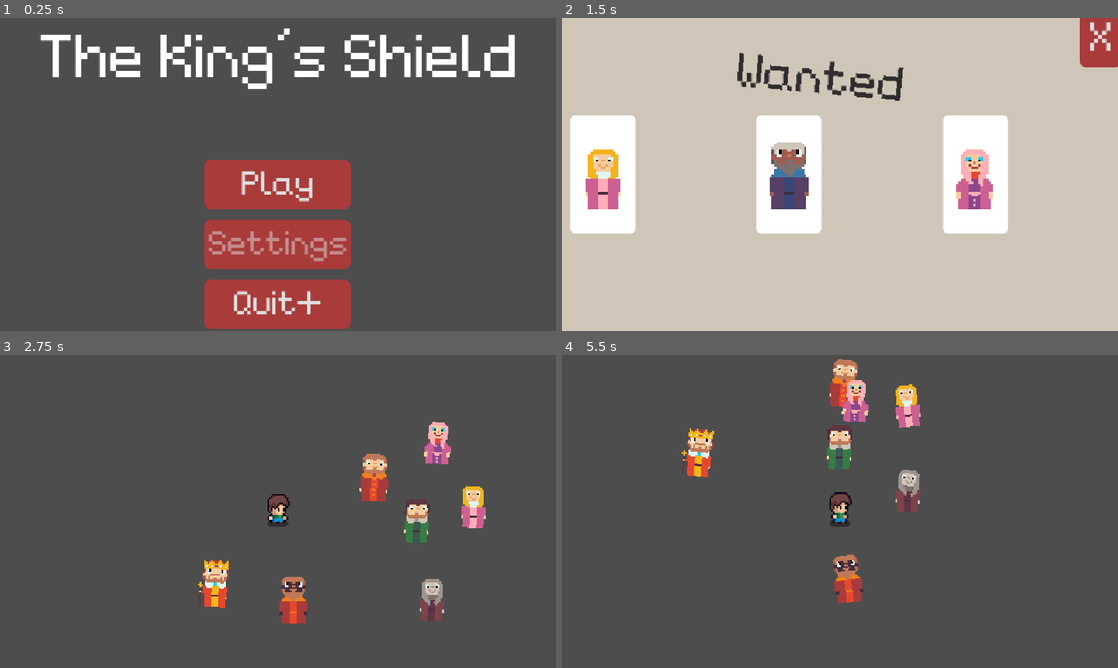
Above: before the commit, frames 1-4 (two rows, left to right).
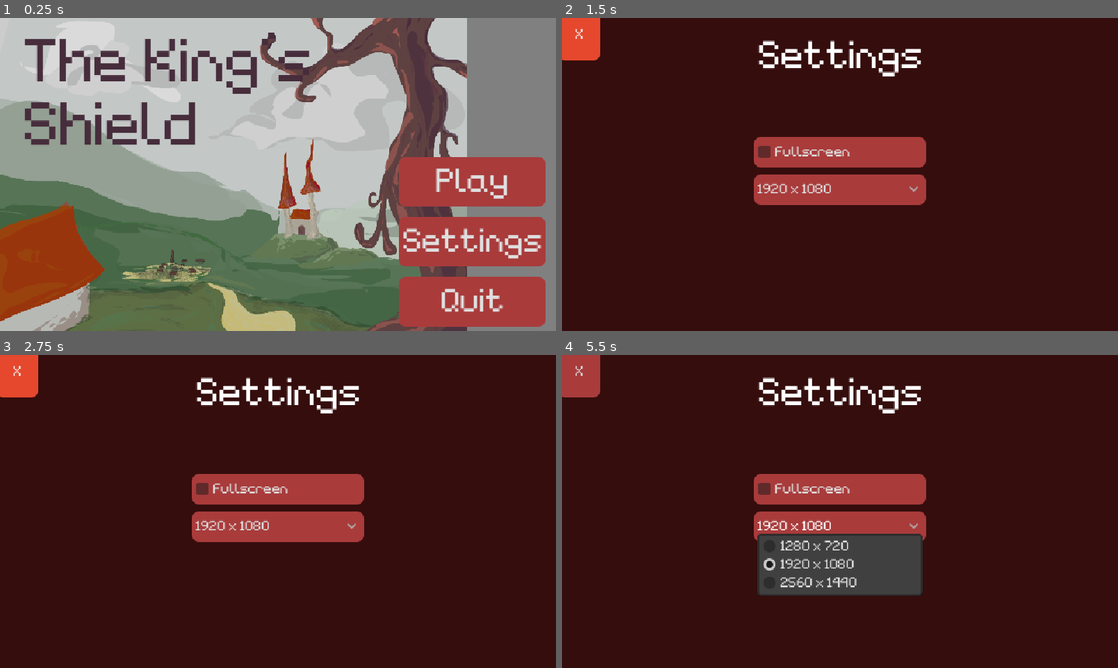
Above: after the commit, the same moments.

Repository: 1ChuckNorris1/BrackeysGameJam2026.2
Game: Godot game, scene res://Scenes/Menu_UI/MainMenu.tscn
Same seed, same stepped clock (60 frames per second), same inputs: the game is played once before the commit and once after it.
Inputs (mouse positions are in pixels of both pictures, inside the frame that each line leads up to):
- Up to frame 1 (0.25 s): no input
- Up to frame 2 (1.5 s): click "Play" (after the commit: "Settings") at 0.5 s; click "Castle" (after the commit: "X") at 1.25 s
- Up to frame 3 (2.75 s): click "X" at 2 s
- Up to frame 4 (5.5 s): click (840, 527) at 2.75 s, where only the run after the commit has a clickable "1920 x 1080"; hold Right (move_right) 3.53-4.28 s; tap J (attack) at 3.6, 4.35, 5.1 s; hold S (move_down) 4.28-5.03 s; hold Right (move_right) from 5.03 s (still down)

The runs differ from the first frame. In frame 1, 94% of the frame differs, in the area x 0-100%, y 0-100%; in frame 2, 100%; in frame 3, 100%; in frame 4, 96%.

Commit message:
anfang settings

Diff:
--- a/brackeys-game-jam-2026.2/Scenes/Menu_UI/MainMenu.tscn
+++ b/brackeys-game-jam-2026.2/Scenes/Menu_UI/MainMenu.tscn
@@ -2,11 +2,14 @@
 
 [ext_resource type="Script" uid="uid://ppirirpfnqrd" path="res://Scripts/main_menu.gd" id="1_tt5f1"]
 [ext_resource type="Script" uid="uid://40n2at4jig64" path="res://Scripts/UIScript/button_class.gd" id="2_0vuxs"]
+[ext_resource type="Texture2D" uid="uid://fp2oqmc8epfa" path="res://assets/Menu/title_screen.png" id="2_61ku3"]
 [ext_resource type="PackedScene" uid="uid://cs4ncfj4lpa1o" path="res://Scenes/Menu_UI/LevelMenu.tscn" id="3_exbwq"]
 [ext_resource type="Script" uid="uid://cq8qihx4pv5ho" path="res://Scripts/UIScript/quit_button.gd" id="4_exbwq"]
+[ext_resource type="PackedScene" uid="uid://db5cdr434544v" path="res://Scenes/Menu_UI/SettingsMenu.tscn" id="5_nhn5n"]
 
 [sub_resource type="LabelSettings" id="LabelSettings_ulfyr"]
 font_size = 70
+font_color = Color(0.2784314, 0.1764706, 0.23529412, 1)
 
 [node name="MainMenu" type="Control" unique_id=1805815168]
 layout_mode = 3
@@ -18,12 +21,21 @@
 script = ExtResource("1_tt5f1")
 
 [node name="TextureRect" type="TextureRect" parent="." unique_id=762112624]
+custom_minimum_size = Vector2(0, 585.205)
 layout_mode = 1
 anchors_preset = 15
 anchor_right = 1.0
 anchor_bottom = 1.0
+offset_left = -121.0
+offset_top = -113.0
+offset_right = 18.105286
+offset_bottom = 112.20502
 grow_horizontal = 2
 grow_vertical = 2
+offset_transform_scale = Vector2(1.915, 1.915)
+texture = ExtResource("2_61ku3")
+expand_mode = 3
+stretch_mode = 4
 
 [node name="HBoxContainer" type="HBoxContainer" parent="." unique_id=506071062]
 layout_mode = 0
@@ -37,35 +49,31 @@
 anchor_top = 0.5
 anchor_right = 0.5
 anchor_bottom = 0.5
-offset_left = -20.0
-offset_top = -20.0
-offset_right = 20.0
-offset_bottom = 20.0
+offset_left = -294.0
+offset_top = -163.0
+offset_right = 57.0
+offset_bottom = -20.0
 grow_horizontal = 2
 grow_vertical = 2
 theme_override_constants/separation = 24
 
 [node name="Label" type="Label" parent="VBoxContainer" unique_id=824654265]
 layout_mode = 2
-text = "The King's Shield"
+text = "The King's
+Shield"
 label_settings = SubResource("LabelSettings_ulfyr")
 
-[node name="MarginContainer" type="MarginContainer" parent="VBoxContainer" unique_id=1078385390]
-layout_mode = 2
-theme_override_constants/margin_top = 42
-
-[node name="HBoxContainer" type="HBoxContainer" parent="VBoxContainer" unique_id=899876932]
-layout_mode = 2
-size_flags_horizontal = 4
-size_flags_vertical = 4
-
-[node name="VBoxContainer" type="VBoxContainer" parent="VBoxContainer/HBoxContainer" unique_id=1501334419]
-layout_mode = 2
+[node name="VBoxContainer2" type="VBoxContainer" parent="." unique_id=1501334419]
+layout_mode = 0
+offset_left = 463.0
+offset_top = 169.0
+offset_right = 624.0
+offset_bottom = 346.0
 size_flags_horizontal = 4
 size_flags_vertical = 4
 theme_override_constants/separation = 30
 
-[node name="Play_Button" type="Button" parent="VBoxContainer/HBoxContainer/VBoxContainer" unique_id=1022431057]
+[node name="Play_Button" type="Button" parent="VBoxContainer2" unique_id=1022431057]
 texture_filter = 1
 layout_mode = 2
 theme_override_font_sizes/font_size = 38
@@ -74,17 +82,17 @@
 script = ExtResource("2_0vuxs")
 link = ExtResource("3_exbwq")
 
-[node name="Settings_Button" type="Button" parent="VBoxContainer/HBoxContainer/VBoxContainer" unique_id=759261908]
+[node name="Settings_Button" type="Button" parent="VBoxContainer2" unique_id=759261908]
 layout_mode = 2
 theme_override_font_sizes/font_size = 38
-disabled = true
 text = "Settings
 "
 script = ExtResource("2_0vuxs")
+link = ExtResource("5_nhn5n")
 
-[node name="Quit_Button" type="Button" parent="VBoxContainer/HBoxContainer/VBoxContainer" unique_id=85595811]
+[node name="Quit_Button" type="Button" parent="VBoxContainer2" unique_id=85595811]
 layout_mode = 2
 theme_override_font_sizes/font_size = 38
-text = "Quit+
+text = "Quit
 "
 script = ExtResource("4_exbwq")
--- /dev/null
+++ b/brackeys-game-jam-2026.2/Scenes/Menu_UI/SettingsMenu.tscn
@@ -0,0 +1,64 @@
+[gd_scene format=3 uid="uid://db5cdr434544v"]
+
+[ext_resource type="Script" uid="uid://pa0pmy7ak2tn" path="res://Scripts/UIScript/settings_menu.gd" id="1_od2ni"]
+[ext_resource type="Script" uid="uid://40n2at4jig64" path="res://Scripts/UIScript/button_class.gd" id="2_w64k6"]
+[ext_resource type="PackedScene" uid="uid://5luhos24eh2i" path="res://Scenes/Menu_UI/MainMenu.tscn" id="3_v4cfq"]
+
+[sub_resource type="LabelSettings" id="LabelSettings_1cbk1"]
+font_size = 45
+
+[node name="SettingsMenu" type="Control" unique_id=1805815168]
+layout_mode = 3
+anchors_preset = 15
+anchor_right = 1.0
+anchor_bottom = 1.0
+grow_horizontal = 2
+grow_vertical = 2
+script = ExtResource("1_od2ni")
+
+[node name="ColorRect" type="ColorRect" parent="." unique_id=1815698539]
+layout_mode = 1
+anchors_preset = 15
+anchor_right = 1.0
+anchor_bottom = 1.0
+grow_horizontal = 2
+grow_vertical = 2
+color = Color(0.20877446, 0.050243165, 0.050243165, 1)
+
+[node name="VBoxContainer" type="VBoxContainer" parent="." unique_id=943692632]
+layout_mode = 1
+anchors_preset = 5
+anchor_left = 0.5
+anchor_right = 0.5
+offset_left = -95.0
+offset_top = 22.0
+offset_right = 95.0
+offset_bottom = 67.0
+grow_horizontal = 2
+theme_override_constants/separation = 26
+
+[node name="Label" type="Label" parent="VBoxContainer" unique_id=1130948610]
+layout_mode = 2
+text = "Settings"
+label_settings = SubResource("LabelSettings_1cbk1")
+
+[node name="MarginContainer" type="MarginContainer" parent="VBoxContainer" unique_id=178562759]
+layout_mode = 2
+theme_override_constants/margin_top = 27
+
+[node name="FullscreenCheckbox" type="CheckBox" parent="VBoxContainer" unique_id=236164804]
+unique_name_in_owner = true
+layout_mode = 2
+text = "Fullscreen"
+
+[node name="ResolutionOption" type="OptionButton" parent="VBoxContainer" unique_id=1430757189]
+unique_name_in_owner = true
+layout_mode = 2
+
+[node name="ToMainMenuButton" type="Button" parent="." unique_id=1818799602]
+layout_mode = 0
+offset_right = 40.0
+offset_bottom = 40.0
+text = "X"
+script = ExtResource("2_w64k6")
+link = ExtResource("3_v4cfq")
--- a/brackeys-game-jam-2026.2/Scenes/main.tscn
+++ /dev/null
@@ -1,7 +0,0 @@
-[gd_scene format=3 uid="uid://bwy2fe0ox6g63"]
-
-[ext_resource type="PackedScene" uid="uid://d1yaaq5gi4l0q" path="res://Scenes/Player.tscn" id="1_jjgbg"]
-
-[node name="Main" type="Node2D" unique_id=1694466241]
-
-[node name="Player" parent="." unique_id=1244140961 instance=ExtResource("1_jjgbg")]
--- /dev/null
+++ b/brackeys-game-jam-2026.2/Scripts/Globals/SettingsManager.gd
@@ -0,0 +1,39 @@
+extends Node
+
+const SAVE_PATH = "user://settings.cfg"
+var config = ConfigFile.new()
+
+var settings = {
+	"fullscreen": false,
+	"resolution": Vector2i(1920, 1080)
+}
+
+func _ready():
+	load_settings()
+
+func apply_settings():
+	# Fenster-Modus setzen
+	if settings.fullscreen:
+		DisplayServer.window_set_mode(DisplayServer.WINDOW_MODE_FULLSCREEN)
+	else:
+		DisplayServer.window_set_mode(DisplayServer.WINDOW_MODE_WINDOWED)
+		DisplayServer.window_set_size(settings.resolution)
+		var screen_center = DisplayServer.screen_get_position() + (DisplayServer.screen_get_size() / 2)
+		var window_position = screen_center - (settings.resolution / 2)
+		DisplayServer.window_set_position(window_position)
+
+func save_settings():
+	config.set_value("video", "fullscreen", settings.fullscreen)
+	config.set_value("video", "resolution", settings.resolution)
+	config.save(SAVE_PATH)
+
+func load_settings():
+	var err = config.load(SAVE_PATH)
+	if err != OK:
+		# Falls keine Datei existiert, Standardwerte anwenden
+		apply_settings()
+		return
+
+	settings.fullscreen = config.get_value("video", "fullscreen", false)
+	settings.resolution = config.get_value("video", "resolution", Vector2i(1920, 1080))
+	apply_settings()
--- a/brackeys-game-jam-2026.2/Scripts/UIScript/button_class.gd
+++ b/brackeys-game-jam-2026.2/Scripts/UIScript/button_class.gd
@@ -13,5 +13,7 @@
 	pass
 
 func _change_to_next_scene():
-	if link == null: return
+	if link == null:
+		return
+	print("changing scene")
 	get_tree().change_scene_to_packed(link)
--- /dev/null
+++ b/brackeys-game-jam-2026.2/Scripts/UIScript/settings_menu.gd
@@ -0,0 +1,42 @@
+extends Control
+
+@onready var fullscreen_check = %FullscreenCheckbox
+@onready var resolution_option = %ResolutionOption
+
+var resolutions: Array[Vector2i] = [
+	Vector2i(1280, 720),
+	Vector2i(1920, 1080),
+	Vector2i(2560, 1440)
+]
+
+func _ready() -> void:
+	if not fullscreen_check.toggled.is_connected(_on_fullscreen_check_toggled):
+		fullscreen_check.toggled.connect(_on_fullscreen_check_toggled)
+	if not resolution_option.item_selected.is_connected(_on_resolution_option_item_selected):
+		resolution_option.item_selected.connect(_on_resolution_option_item_selected)
+
+
+	resolution_option.clear()
+	for res in resolutions:
+		resolution_option.add_item("%d x %d" % [res.x, res.y])
+
+	var is_fullscreen = SettingsManager.settings.fullscreen
+	fullscreen_check.set_pressed_no_signal(is_fullscreen)
+
+	resolution_option.disabled = is_fullscreen
+
+	var current_res = SettingsManager.settings.resolution
+	var res_index = resolutions.find(current_res)
+	if res_index != -1:
+		resolution_option.select(res_index)
+
+func _on_fullscreen_check_toggled(toggled_on: bool) -> void:
+	resolution_option.disabled = toggled_on
+	SettingsManager.settings.fullscreen = toggled_on
+	SettingsManager.apply_settings()
+	SettingsManager.save_settings()
+
+func _on_resolution_option_item_selected(index: int) -> void:
+	SettingsManager.settings.resolution = resolutions[index]
+	SettingsManager.apply_settings()
+	SettingsManager.save_settings()
--- a/brackeys-game-jam-2026.2/project.godot
+++ b/brackeys-game-jam-2026.2/project.godot
@@ -19,6 +19,7 @@
 
 Global="*uid://bh7g0lfq84w0f"
 Gamemanager="*uid://drdoxca8h8my6"
+SettingsManager="*uid://dp8w6rfmgvh36"
 
 [display]
 
Not shown, added: brackeys-game-jam-2026.2/Scripts/Globals/SettingsManager.gd.uid
Not shown, added: brackeys-game-jam-2026.2/Scripts/UIScript/settings_menu.gd.uid
Binary file added: brackeys-game-jam-2026.2/assets/Menu/title_screen.png
Not shown, added: brackeys-game-jam-2026.2/assets/Menu/title_screen.png.import
Not shown, changed: .DS_Store
Not shown, changed: brackeys-game-jam-2026.2/.DS_Store
Not shown, changed: brackeys-game-jam-2026.2/assets/.DS_Store
